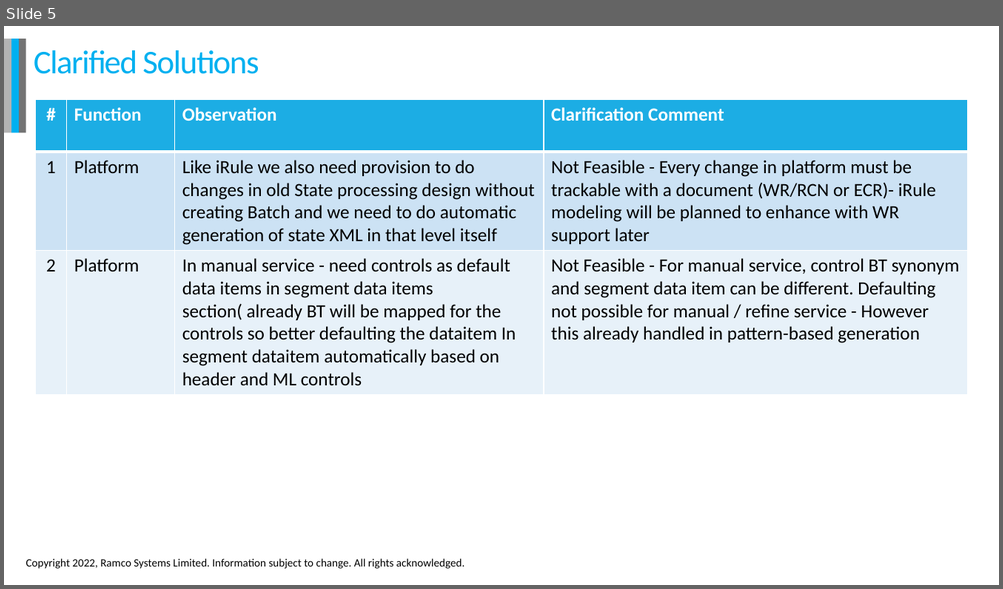
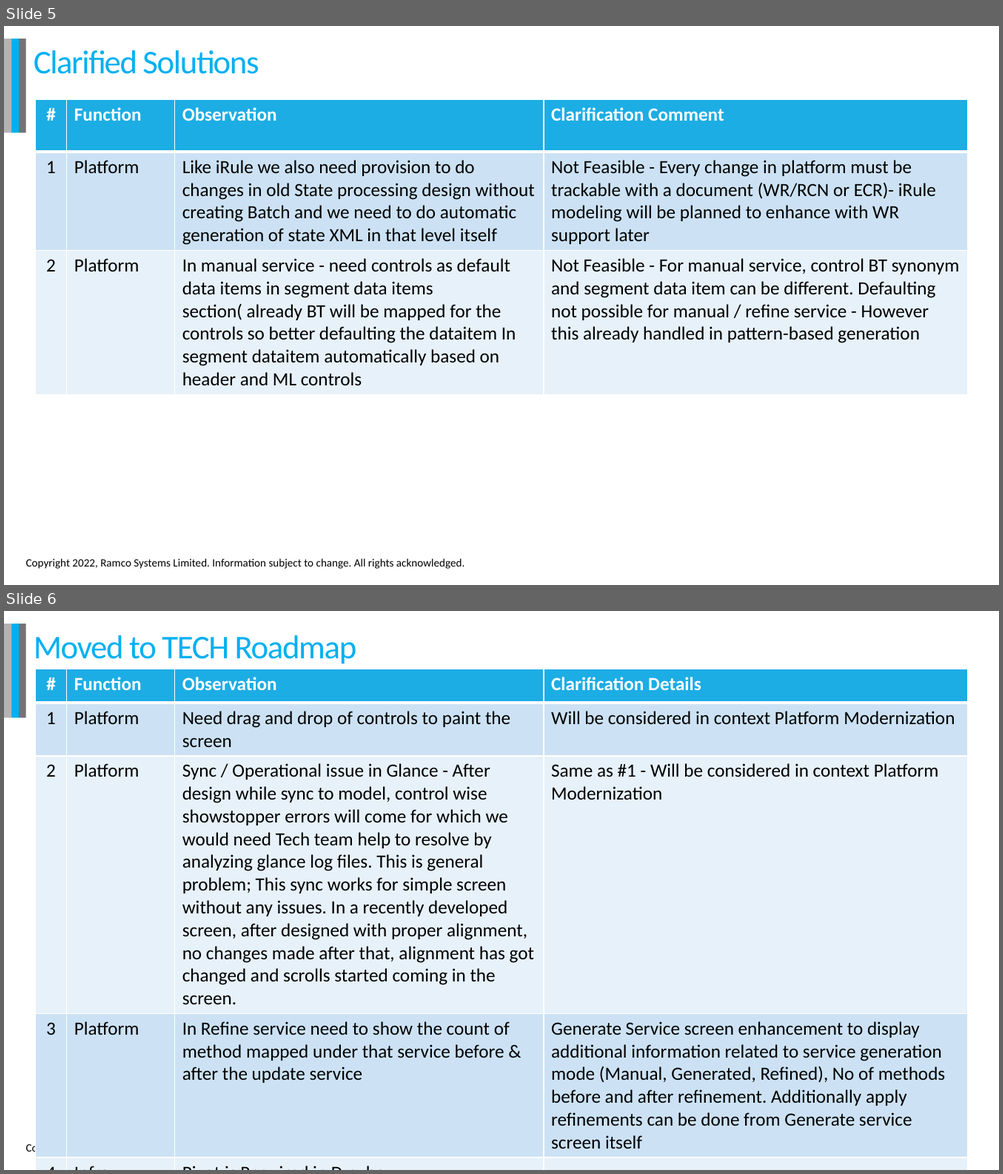
Before and after one commit to jeyalatha/SystemBackup, a slide deck: HRP Developer Productivity.pptx. Shown one above the other, each under a label of ours: slide 5 before the commit, slides 5 and 6 after it. The pictures are 1003x589 and 1003x1174 pixels, drawn with LibreOffice and Linux fonts; fonts in the diff are those of the drawing; background and template pictures are left out. Boxes give left, top, right and bottom in pixels: in the first picture for what was removed or moved away, otherwise in the second. Text is boxed around its words. In the diff, an @@ line names an element or a change of style, - is before the commit and + after.

```diff
--- a/HRP Developer Productivity.pptx
+++ b/HRP Developer Productivity.pptx
@@ slide 6 added at [4, 611, 999, 1170], background #FFFFFF; not listed: 4 template elements that a slide beside it also shows @@
@@ title added at [34, 635, 357, 664], 32 pt, text #00B0F0 @@
+Moved to TECH Roadmap
@@ table added at [35, 669, 967, 1152], 5 rows, 4 columns @@
+# | Function | Observation | Clarification Details
+1 | Platform | Need drag and drop of controls to paint the screen | Will be considered in context Platform Modernization
+2 | Platform | Sync / Operational issue in Glance - After design while sync to model, control wise showstopper errors will come for which we would need Tech team help to resolve by analyzing glance log files. This is general problem; This sync works for simple screen without any issues. In a recently developed screen, after designed with proper alignment, no changes made after that, alignment has got changed and scrolls started coming in the screen. | Same as #1 - Will be considered in context Platform Modernization
+3 | Platform | In Refine service need to show the count of method mapped under that service before & after the update service | Generate Service screen enhancement to display additional information related to service generation mode (Manual, Generated, Refined), No of methods before and after refinement. Additionally apply refinements can be done from Generate service screen itself
+4 | Infra | Pivot is Required in D-cube | 
```
Also in this commit, not shown: 2 slides changed, 8 other slides added, 17 other files.
